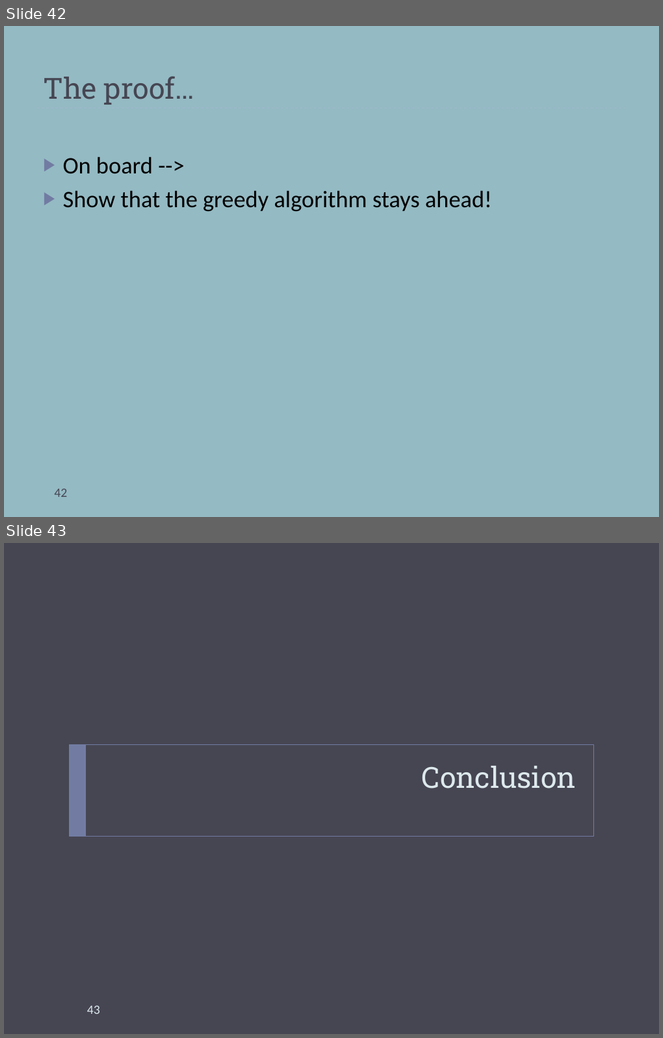
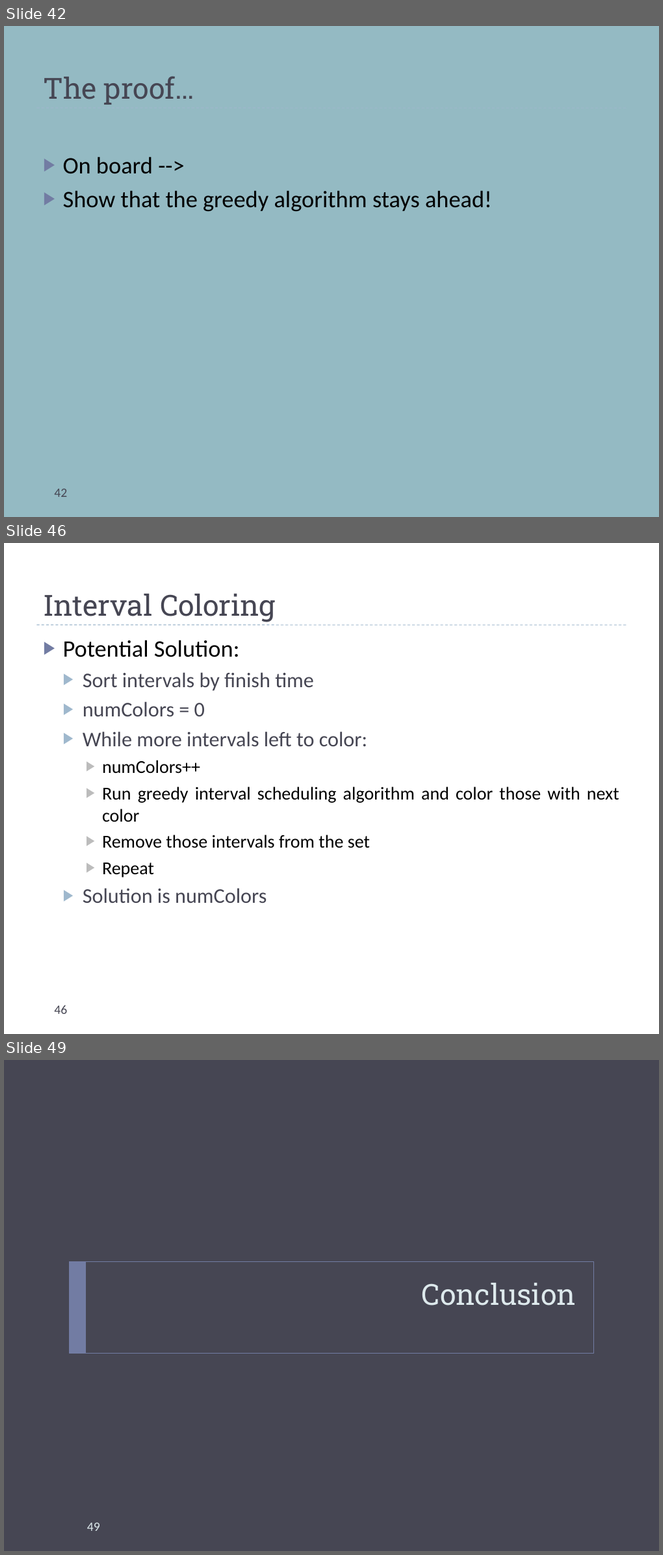
Before and after one commit to markfloryan/dsa2, a slide deck: slides/greedy.pptx. Shown one above the other, each under a label of ours: slides 42 and 43 before the commit, slides 42, 46 and 49 after it; the slides between them are not shown. The pictures are 663x1038 and 663x1555 pixels, drawn with LibreOffice and Linux fonts; fonts in the diff are those of the drawing. Boxes give left, top, right and bottom in pixels: in the first picture for what was removed or moved away, otherwise in the second. Text is boxed around its words. In the diff, an @@ line names an element or a change of style, - is before the commit and + after.

```diff
--- a/slides/greedy.pptx
+++ b/slides/greedy.pptx
@@ slide 46 added at [4,543,659,1034], background #FFFFFF; not listed: 1 template element that a slide beside it also shows @@
@@ title added at [43,594,276,622], 32 pt, text #464653 @@
+Interval Coloring
@@ text added at [63,640,620,903], 20 pt, text #000000 @@
+▶ Potential Solution:
+  ▶ Sort intervals by finish time
+  ▶ numColors = 0
+  ▶ While more intervals left to color:
+    ▶ numColors++
+    ▶ Run greedy interval scheduling algorithm and color those with next color
+    ▶ Remove those intervals from the set
+    ▶ Repeat
+  ▶ Solution is numColors
@@ page number added at [54,1005,67,1014], 14 pt, text #464653 @@
+46
@@ what was slide 43 is now slide 49 @@
@@ page number at [87,1523,100,1531]: text changed @@
-43
+49
```
Also in this commit, not shown: 1 slide changed, 5 other slides added, 2 other files.
